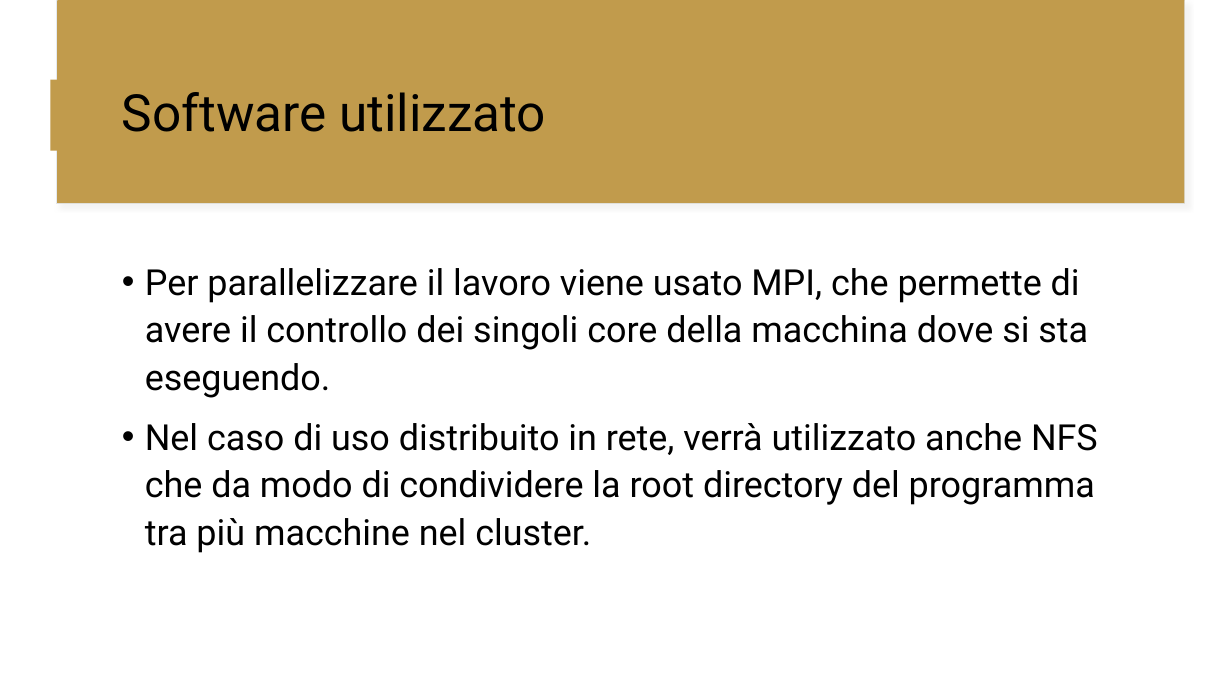
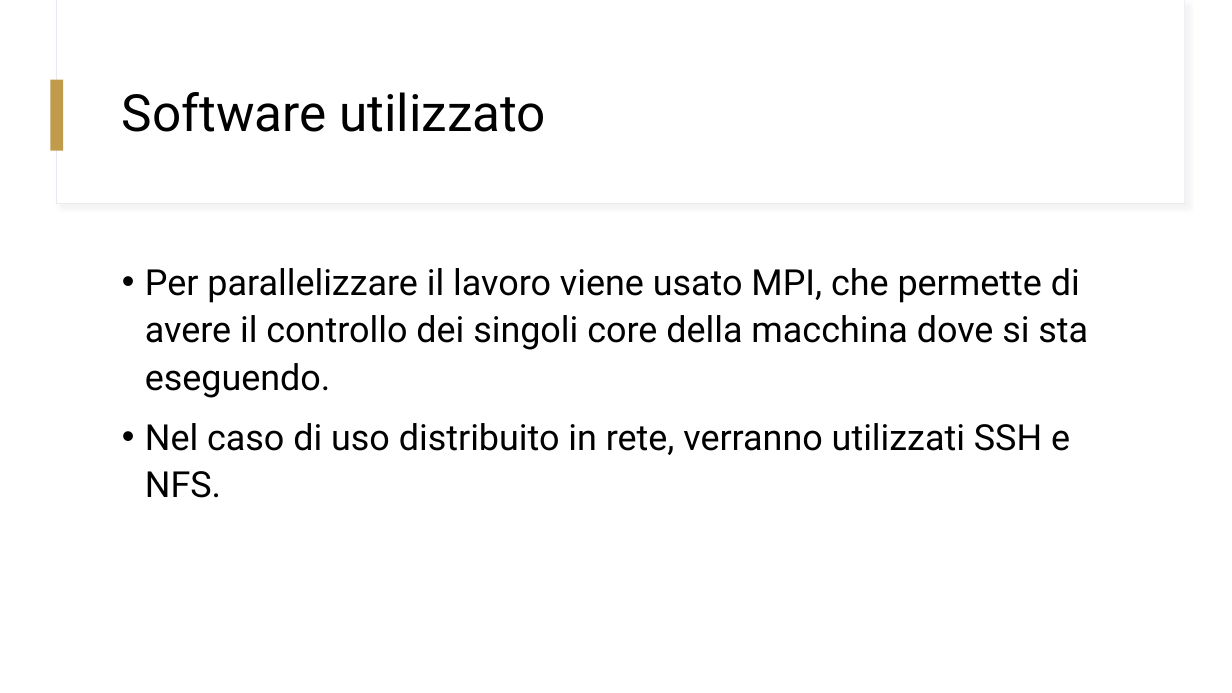
Before and after one commit to GiorgioBelli/npJohn, a slide deck: slide 4 of docs/NPJohn.pptx. Drawn at 1232x693 pixels with LibreOffice and Linux fonts; fonts in the diff are those of the drawing. Boxes give left, top, right and bottom in pixels: in the first picture for what was removed or moved away, otherwise in the second. Text is boxed around its words. In the diff, an @@ line names an element or a change of style, - is before the commit and + after.

```diff
--- a/docs/NPJohn.pptx
+++ b/docs/NPJohn.pptx
@@ rectangle at [56,0,1185,204]: fill #C19B4C to #FFFFFF @@
@@ rectangle at [57,0,1185,203]: fill #C19B4C to #FFFFFF @@
@@ text at [145,423,1070,498]: text changed @@
-• Nel caso di uso distribuito in rete, verrà utilizzato anche NFS che da modo di condividere la root directory del programma tra più macchine nel cluster.
+• Nel caso di uso distribuito in rete, verranno utilizzati SSH e NFS.
```
Also in this commit, not shown: 6 other slides changed, 1 slide added, 3 slides removed, 2 other files.
